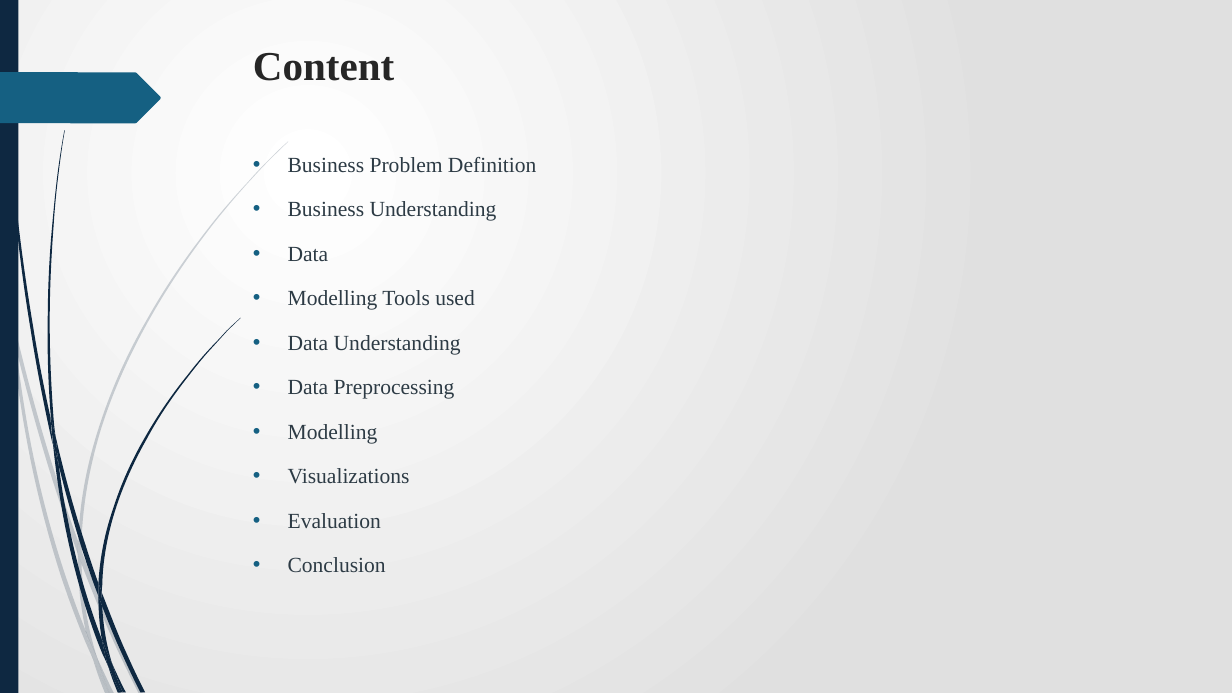
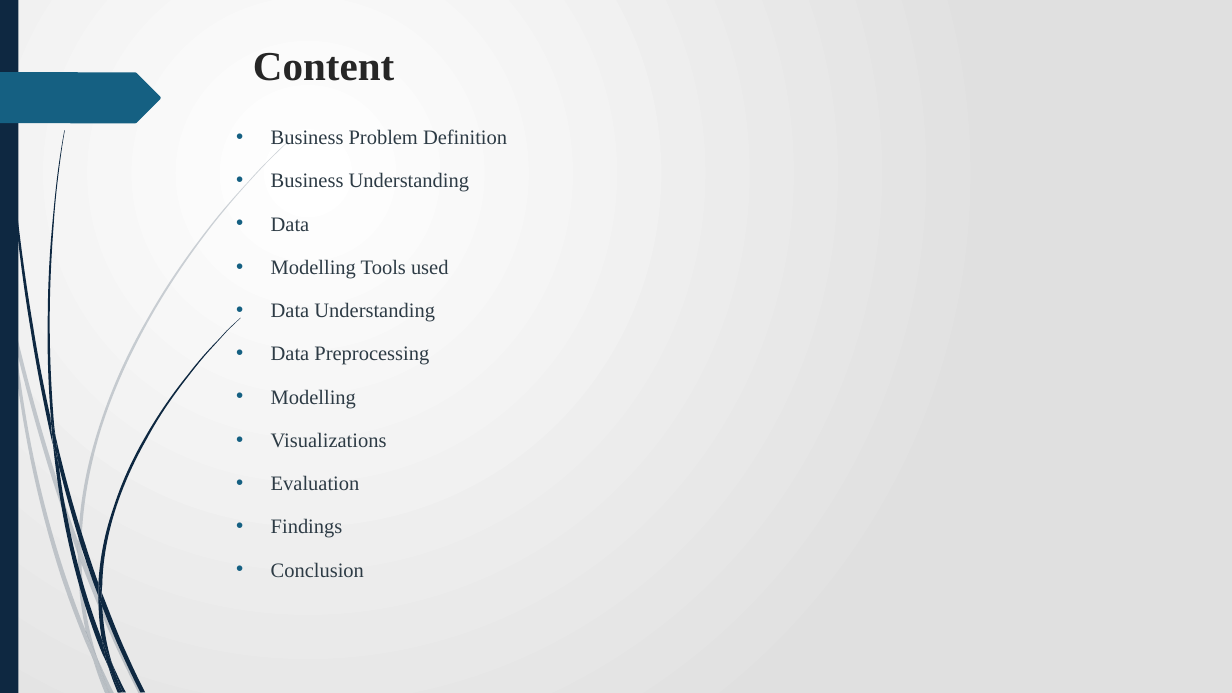
Before and after one commit to James-tech4/JAMES-PHASE-3-DSPT-8-PROJECT, a slide deck: slide 2 of Presentation.pptx. Drawn at 1232x693 pixels with LibreOffice and Linux fonts; fonts in the diff are those of the drawing. Boxes give left, top, right and bottom in pixels: in the first picture for what was removed or moved away, otherwise in the second. Text is boxed around its words. In the diff, an @@ line names an element or a change of style, - is before the commit and + after.

```diff
--- a/Presentation.pptx
+++ b/Presentation.pptx
@@ text "Business Problem Definition": place and size @@
-text "Business Problem Definition" at [288, 157, 537, 572]
+text "Business Problem Definition" at [271, 129, 507, 577]
@@ text at [271, 129, 507, 577]: size 16.8 to 16 pt @@
@@ text at [271, 518, 343, 538]: paragraph added @@
+• Findings
```
Also in this commit, not shown: 3 other slides changed, 2 slides added, 15 slides removed.
